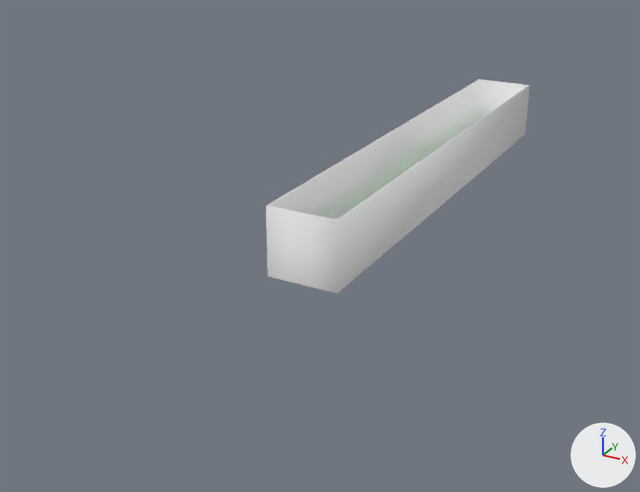
The Blender file FishyFishy/Assets/Models/Fish_Tank_002/Blend/Fish_Tank_002.blend: old version first, new version second.
The view is the same before and after, from a 50 mm lens placed at (5.19, -12.97, 5.08), pointed at (-1.23, -1.3, -0.75). The axes (+X, +Y, +Z) are drawn at lower right. The lights are the same throughout.
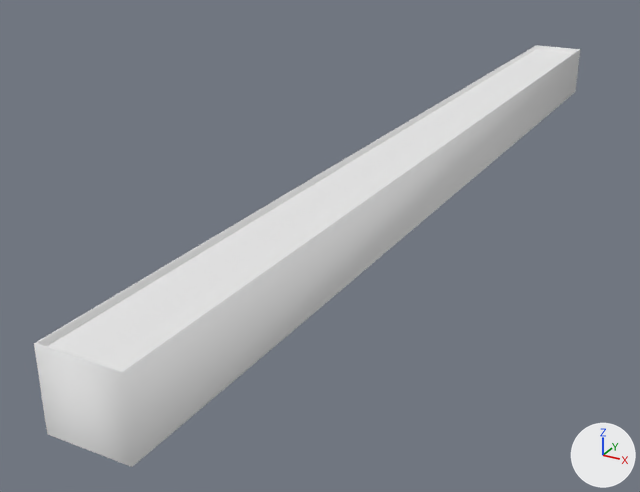
Edits to the bpy script that builds the scene:
```text
Add mat_fish_tank_lines_001:
    mat_fish_tank_lines_001 = diffuse_material('Fish_Tank_Lines_001')
    mat_fish_tank_lines_001.base_color = (0.8, 0.8, 0.8)  # white #e7e7e7
Add mat_water_001:
    mat_water_001 = diffuse_material('Water_001')
    mat_water_001.base_color = (0.8, 0.8, 0.8)  # white #e7e7e7
Add mat_fish_tank_lines_002:
    mat_fish_tank_lines_002 = diffuse_material('Fish_Tank_Lines_002')
    mat_fish_tank_lines_002.base_color = (1.0, 0.962, 0.0)  # yellow #fffb00
Add mat_fish_tank_detail_002:
    mat_fish_tank_detail_002 = diffuse_material('Fish_Tank_Detail_002')
    mat_fish_tank_detail_002.base_color = (0.0, 0.000211, 0.8)  # blue #0001e7
Add mat_fish_tank_lines_003:
    mat_fish_tank_lines_003 = diffuse_material('Fish_Tank_Lines_003')
    mat_fish_tank_lines_003.base_color = (0.267, 0.232, 0.0)  # yellow #8d8400
Add mat_fish_tank_detail_003:
    mat_fish_tank_detail_003 = diffuse_material('Fish_Tank_Detail_003')
    mat_fish_tank_detail_003.base_color = (0.8, 0.0, 0.003)  # red #e7000a
Change me_cube_001:
    used by ob_cube; location = (0.0, 0.0, 0.0); rotation_euler = (0.0, 0.0, 3.142), in degrees (0, 0, 180)
    remove me_cube_001.from_pydata(...)  # 76 vertices, 53 faces; spans x -0.52..0.0, y 0.0..4.02, z 0.0..1.0
    add me_cube_001.from_pydata(...)  # 460 vertices, 404 faces; spans x -0.52..0.52, y -8.02..8.02, z 0.0..1.0
    me_cube_001 part 1: 5 vertices moved from x -0.5..-0.18, y 3.86..3.9, z 0.03 to x -0.5..-0.18, y 3.91..3.95, z 0.03; 10 vertices removed from x -0.52..0.0, y 3.86..4.02, z 0.0..1.0; 394 vertices added at x -0.52..0.52, y -8.02..8.02, z 0.0..1.0
    add me_cube_001.materials.append(mat_fish_tank_detail_002)  # blue #0001e7
    add me_cube_001.materials.append(mat_fish_tank_detail_003)  # red #e7000a
    add me_cube_001.materials.append(mat_fish_tank_lines_001)  # white #e7e7e7
    add me_cube_001.materials.append(mat_fish_tank_lines_002)  # yellow #fffb00
    add me_cube_001.materials.append(mat_fish_tank_lines_003)  # yellow #8d8400
    add me_cube_001.materials.append(mat_water_001)  # white #e7e7e7
Change ob_cube:
    remove _m = ob_cube.modifiers.new('Mirror', 'MIRROR')
    remove _m.use_axis = (True, True, False)
    remove _m.use_clip = True
```

Where the change shows, as pixel boxes [x1, y1, x2, y2] in the pictures (640 x 492 px):
'Cube', reshaped, modifiers changed (106% wider, 97% taller)
    before: [266, 79, 530, 293]
    after: [34, 45, 580, 467]
